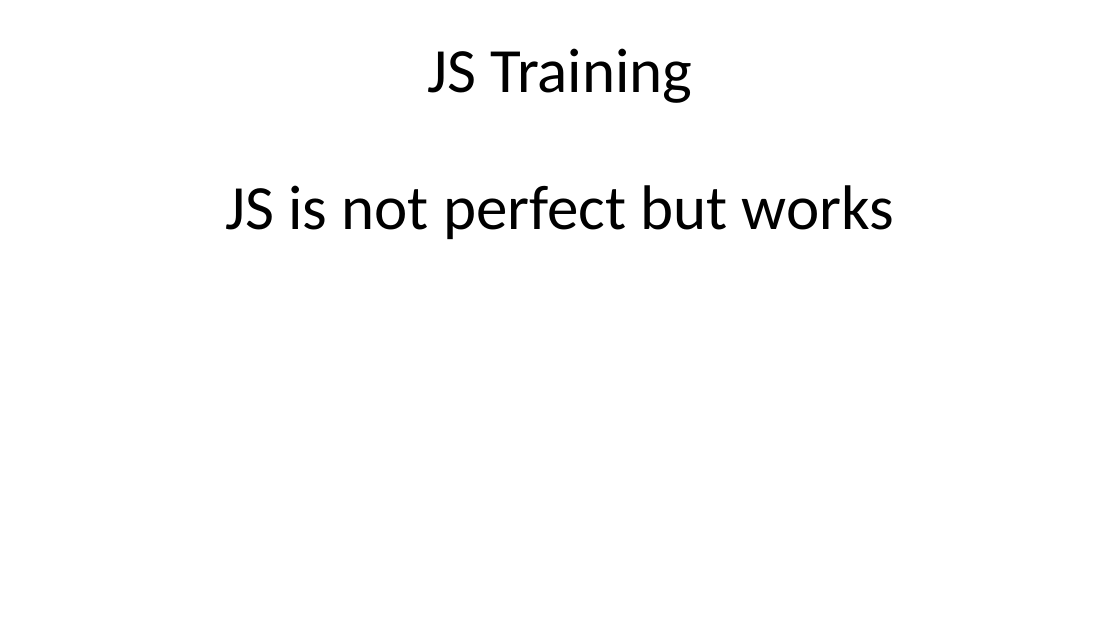
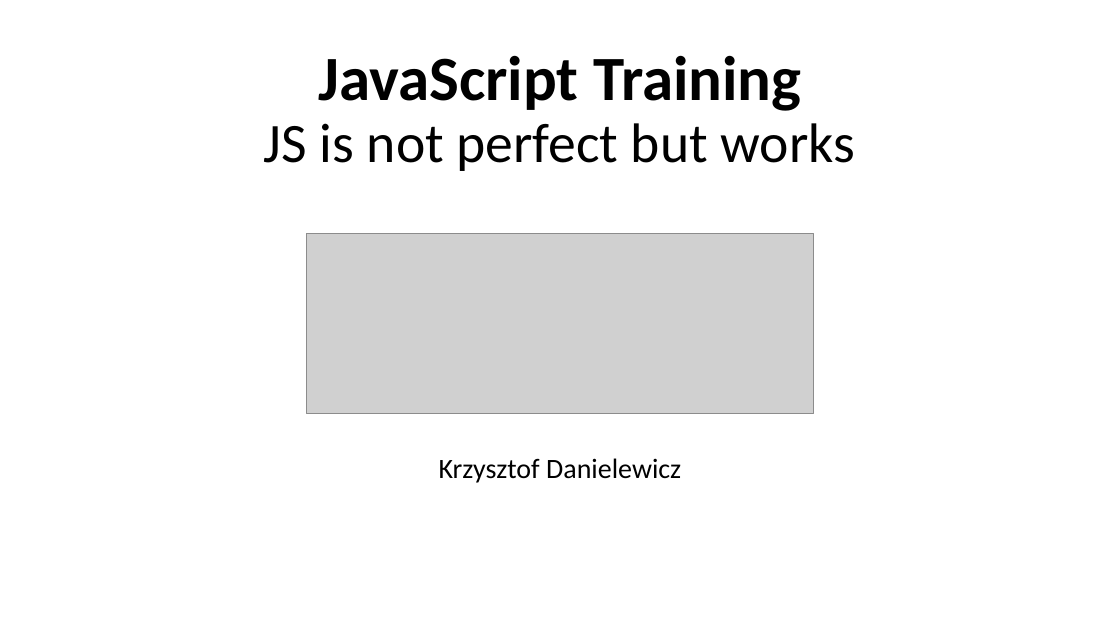
Before and after one commit to dankrz/JsTraining, a slide deck: slide 1 of JsTraining-presentation/JS Training.pptx. Drawn at 1120x630 pixels with LibreOffice and Linux fonts; fonts in the diff are those of the drawing; grey boxes stand for pictures. Boxes give left, top, right and bottom in pixels: in the first picture for what was removed or moved away, otherwise in the second. Text is boxed around its words. In the diff, an @@ line names an element or a change of style, - is before the commit and + after.

```diff
--- a/JsTraining-presentation/JS Training.pptx
+++ b/JsTraining-presentation/JS Training.pptx
@@ title at [264,55,856,171]: text changed; size 54 to 47.7 pt @@
-JS Training
-JS is not perfect but works
+JavaScript Training
+JS is not perfect but works
@@ picture added at [307,233,814,413] @@
@@ subtitle added at [439,458,681,483], 24 pt, text #000000 @@
+Krzysztof Danielewicz
```
Also in this commit, not shown: 11 other slides changed, 8 slides added, 2 slides removed, 13 other files.
